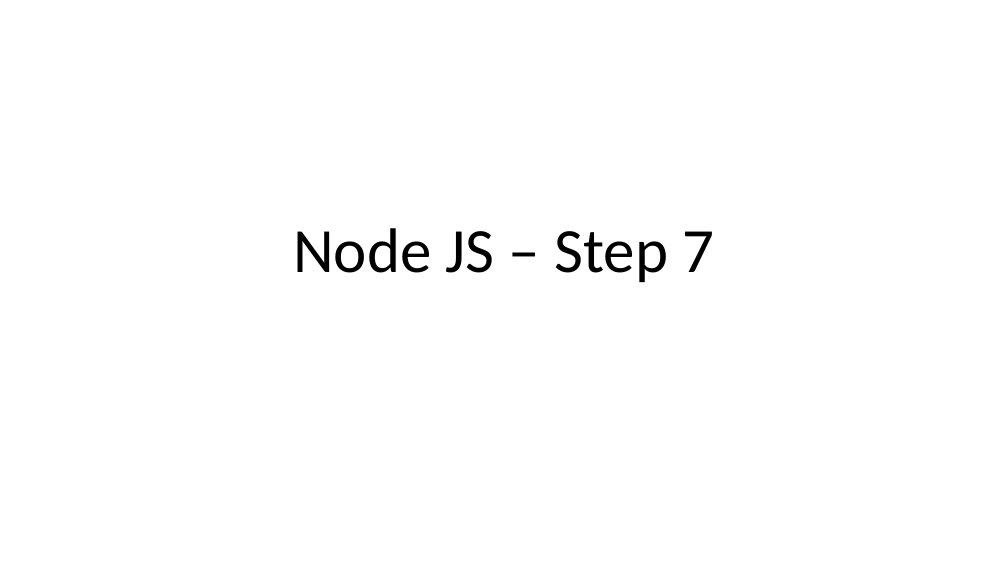
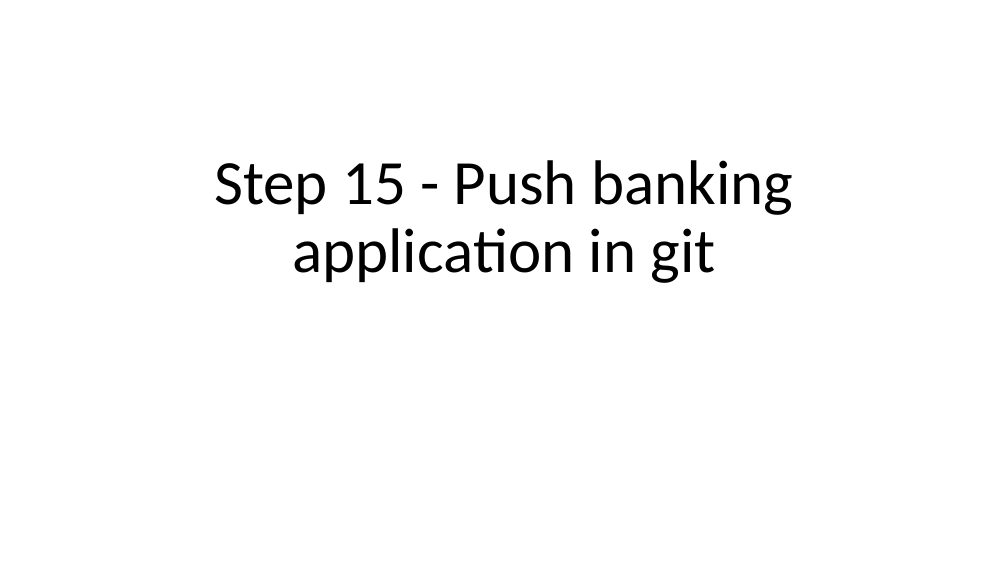
Before and after one commit to Kaleakash/mean_stack_running_capstone, a slide deck: slide 1 of Phase 4/Step 15 - Push banking application in git.pptx. Drawn at 1008x567 pixels with LibreOffice and Linux fonts; fonts in the diff are those of the drawing. Boxes give left, top, right and bottom in pixels: in the first picture for what was removed or moved away, otherwise in the second. Text is boxed around its words. In the diff, an @@ line names an element or a change of style, - is before the commit and + after.

```diff
--- a/Phase 4/Step 15 - Push banking application in git.pptx
+++ b/Phase 4/Step 15 - Push banking application in git.pptx
@@ title at bbox=[214, 160, 793, 283]: text changed @@
-Node JS – Step 7
+Step 15 - Push banking application in git
```
Also in this commit, not shown: 1 other slide changed, 3 slides added, 6 slides removed, 7 other files.
